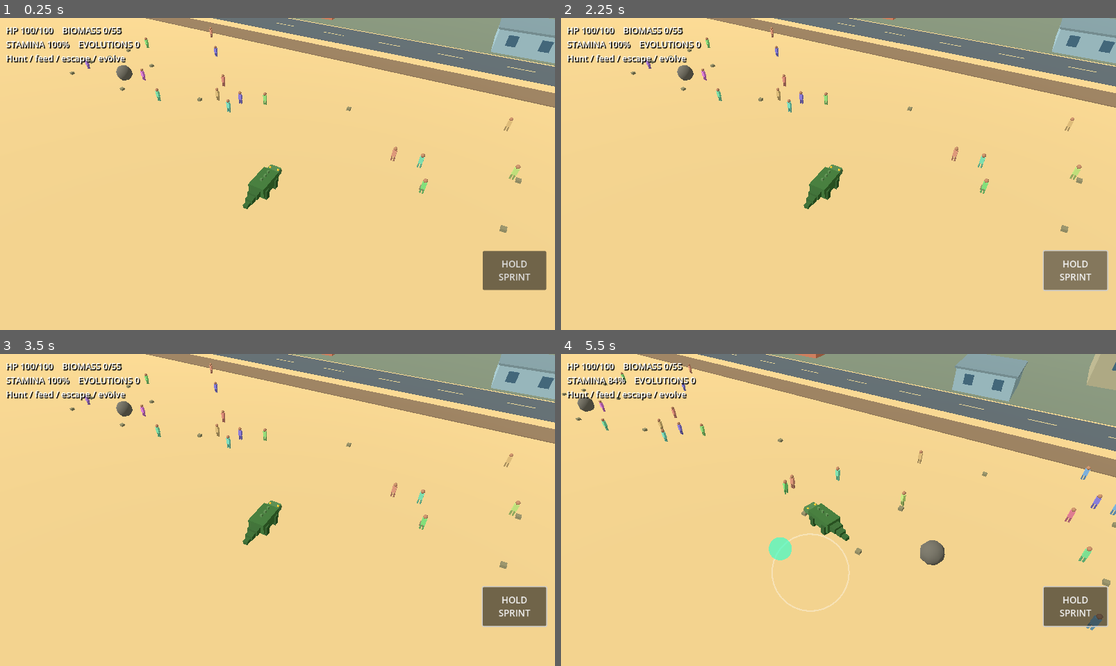
Above: before the commit, frames 1-4 (two rows, left to right).
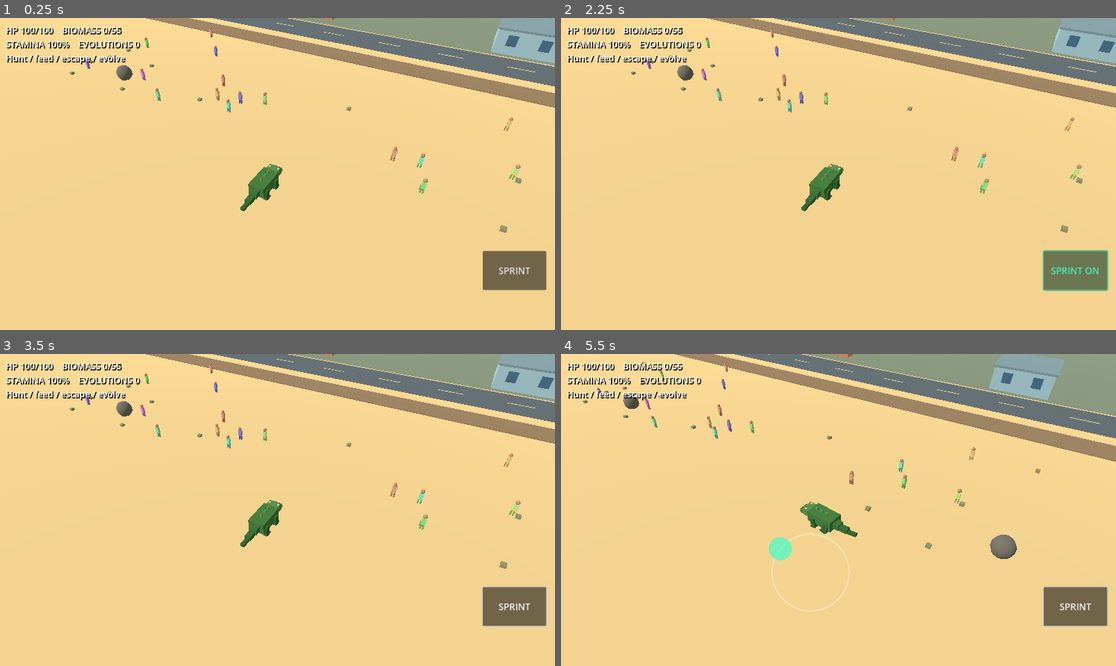
Above: after the commit, the same moments.

Repository: kavemankai/Kaijustomp
Game: Godot game, scene res://scenes/BeachDemo.tscn
The game is run twice, just before and just after one commit, with the same random seed, the same clock (stepped at 60 frames per second) and the same inputs.
Inputs (mouse positions are in pixels of both pictures, inside the frame that each line leads up to):
- Up to frame 1 (0.25 s): no input
- Up to frame 2 (2.25 s): click (1077, 270) at 0.5 s, where only the run after the commit has a clickable "SPRINT"; click (1077, 270) at 1.25 s, where only the run after the commit has a clickable "SPRINT ON"; click (1077, 270) at 2 s, where only the run before the commit has a clickable "HOLD SPRINT"
- Up to frame 3 (3.5 s): tap Enter (ui_accept) at 2.75 s; drag from (277, 510) to (333, 441) at 2.77 s
- Up to frame 4 (5.5 s): tap Enter (ui_accept) at 3.5 s; drag from (727, 525) to (810, 572) at 3.52 s; move the mouse to (894, 441) at 4.27 s; hold Right (ui_right) 4.28-5 s; hold Shift 4.28-5 s; tap E at 4.35 s; drag from (810, 572) to (672, 463) at 5.02 s

The runs differ from the first frame. In frame 1, 0.3% of the frame differs, in the area x 43-96%, y 46-85%; in frame 2, 1.6%; in frame 3, 0.3%; in frame 4, 14%, in the area x 0-100%, y 0-89%.

Commit message:
Improve beach creature feel: snappy quad gait, bite/swallow animation, toggle sprint with recharge lockout

Diff:
--- a/scripts/beach/BeachDemo.gd
+++ b/scripts/beach/BeachDemo.gd
@@ -6,6 +6,9 @@
 const BASE_WALK := 11.0
 const BASE_STAMINA := 100.0
 const SPRINT_MULTIPLIER := 2.35
+const SPRINT_BURN_RATE := 35.0
+const SPRINT_RECHARGE_RATE := 19.0
+const TURN_RESPONSE := 24.0
 const BITE_RANGE := 2.85
 const BITE_CONE_DOT := 0.53
 const BITE_SECONDS := 0.55
@@ -14,10 +17,15 @@
 var beast: Node3D
 var beast_visual: Node3D
 var jaw: Node3D
+var head_pivot: Node3D
+var leg_pivots: Array[Node3D] = []
+var tail_pivots: Array[Node3D] = []
+var prey_in_mouth: Node3D
 var follow_camera: Camera3D
 var touch_input: MobileTouchController
 var touch_vector := Vector2.ZERO
-var sprint_pressed := false
+var sprint_requested := false
+var sprint_locked := false
 var sprint_active := false
 var stamina := BASE_STAMINA
 var max_stamina := BASE_STAMINA
@@ -145,18 +153,42 @@
 	beast.add_child(beast_visual)
 	var green := Color(0.22, 0.42, 0.19)
 	_box(beast_visual, Vector3(0, 1.02, 0), Vector3(1.75, 1.18, 3.0), green)
-	_box(beast_visual, Vector3(0, 0.97, -1.76), Vector3(1.30, 0.68, 1.53), green.lightened(0.10))
+	# Four pivoted legs make direction changes read as a scurry, not a sliding tank.
+	leg_pivots.clear()
+	for x in [-0.78, 0.78]:
+		for z in [-0.87, 0.94]:
+			var hip := Node3D.new()
+			hip.position = Vector3(x, 1.0, z)
+			beast_visual.add_child(hip)
+			_box(hip, Vector3(0, -0.46, 0), Vector3(0.50, 1.05, 0.58), green.darkened(0.17))
+			_box(hip, Vector3(0, -0.96, -0.13), Vector3(0.58, 0.16, 0.65), green.darkened(0.24))
+			leg_pivots.append(hip)
+
+	head_pivot = Node3D.new()
+	head_pivot.position = Vector3(0, 1.13, -1.22)
+	beast_visual.add_child(head_pivot)
+	_box(head_pivot, Vector3(0, -0.04, -0.45), Vector3(1.36, 0.74, 1.46), green.lightened(0.10))
+	_box(head_pivot, Vector3(0, -0.24, -1.18), Vector3(1.03, 0.31, 0.93), green)
+	for x in [-0.48, 0.48]:
+		_sphere(head_pivot, Vector3(x, 0.23, -0.85), 0.17, Color(0.96, 0.73, 0.16))
+		_sphere(head_pivot, Vector3(x * 0.48, -0.09, -1.61), 0.072, Color(0.10, 0.15, 0.10))
 	jaw = Node3D.new()
-	jaw.position = Vector3(0, 0.70, -2.22)
-	beast_visual.add_child(jaw)
-	_box(jaw, Vector3(0, 0, -0.18), Vector3(1.02, 0.19, 1.0), Color(0.46, 0.48, 0.24))
-	for x in [-0.78, 0.78]:
-		for z in [-0.83, 0.92]:
-			_box(beast_visual, Vector3(x, 0.60, z), Vector3(0.50, 1.07, 0.55), green.darkened(0.17))
+	jaw.position = Vector3(0, -0.45, -0.95)
+	head_pivot.add_child(jaw)
+	_box(jaw, Vector3(0, -0.05, -0.25), Vector3(1.04, 0.20, 1.13), Color(0.48, 0.52, 0.28))
+	_box(jaw, Vector3(0, 0.06, -0.36), Vector3(0.78, 0.04, 0.76), Color(0.57, 0.18, 0.22))
+
+	# Jointed tail swings opposite the hips at speed.
+	tail_pivots.clear()
+	var tail_parent: Node3D = beast_visual
 	for i in range(3):
-		_box(beast_visual, Vector3(0, 0.96 - i * 0.17, 1.76 + i * 0.65), Vector3(1.08 - i * 0.30, 0.62 - i * 0.13, 0.9), green.darkened(0.10))
-	for x in [-0.48, 0.48]:
-		_sphere(beast_visual, Vector3(x, 1.29, -2.06), 0.14, Color(0.96, 0.73, 0.16))
+		var segment := Node3D.new()
+		segment.position = Vector3(0, 0.98 if i == 0 else -0.13, 1.24 if i == 0 else 0.91)
+		tail_parent.add_child(segment)
+		var taper := 1.0 - float(i) * 0.27
+		_box(segment, Vector3(0, 0, 0.39), Vector3(0.86 * taper, 0.62 * taper, 1.06), green.darkened(0.08 + float(i) * 0.06))
+		tail_pivots.append(segment)
+		tail_parent = segment
 	for z in [-0.9, -0.25, 0.42]:
 		_box(beast_visual, Vector3(0, 1.67, z), Vector3(0.18, 0.40, 0.25), Color(0.33, 0.51, 0.29))
 
@@ -212,10 +244,10 @@
 	stats_label.add_theme_constant_override("shadow_offset_y", 2)
 	ui_layer.add_child(stats_label)
 	sprint_button = Button.new()
-	sprint_button.text = "HOLD\nSPRINT"
+	sprint_button.text = "SPRINT"
 	_place_right_button(sprint_button, -164, -83)
-	sprint_button.button_down.connect(func() -> void: sprint_pressed = true)
-	sprint_button.button_up.connect(func() -> void: sprint_pressed = false)
+	sprint_button.pressed.connect(_toggle_sprint)
+	sprint_button.add_theme_color_override("font_disabled_color", Color(0.69, 0.68, 0.65))
 	evolve_button = Button.new()
 	evolve_button.text = "EVOLVE"
 	_place_right_button(evolve_button, -253, -174)
@@ -252,6 +284,11 @@
 func _touch_moved(vector: Vector2) -> void:
 	touch_vector = vector
 
+func _toggle_sprint() -> void:
+	if game_over or evolving or choice_open or sprint_locked:
+		return
+	sprint_requested = not sprint_requested
+
 func _cost() -> int:
 	return 55 + evolutions * 25
 
@@ -282,19 +319,28 @@
 	var forward := -follow_camera.global_transform.basis.z
 	forward.y = 0.0
 	forward = forward.normalized()
-	var direction := (right * stick.x - forward * stick.y)
+	var direction := right * stick.x - forward * stick.y
 	if direction.length_squared() > 1.0:
 		direction = direction.normalized()
-	sprint_active = (sprint_pressed or Input.is_key_pressed(KEY_SHIFT)) and stamina > 0.1 and direction.length_squared() > 0.05
+	var moving := direction.length_squared() > 0.003
+	if sprint_locked and stamina >= max_stamina - 0.01:
+		sprint_locked = false
+	sprint_active = sprint_requested and not sprint_locked and moving and stamina > 0.0
+	if sprint_active:
+		stamina = maxf(0.0, stamina - delta * SPRINT_BURN_RATE)
+		if stamina <= 0.0:
+			sprint_active = false
+			sprint_requested = false
+			sprint_locked = true
+	else:
+		stamina = minf(max_stamina, stamina + delta * SPRINT_RECHARGE_RATE)
+	# Input dictates travel instantly. The body turns rapidly to match travel,
+	# rather than requiring tank-like rotation before moving.
 	var speed := (BASE_WALK + speed_bonus) * (SPRINT_MULTIPLIER if sprint_active else 1.0)
-	if sprint_active:
-		stamina = maxf(0.0, stamina - delta * 35.0)
-	else:
-		stamina = minf(max_stamina, stamina + delta * 19.0)
 	if bite_timer > 0.0:
 		speed *= 0.53
-	if direction.length_squared() > 0.003:
-		beast.rotation.y = lerp_angle(beast.rotation.y, atan2(-direction.x, -direction.z), minf(1.0, 8.0 * delta))
+	if moving:
+		beast.rotation.y = lerp_angle(beast.rotation.y, atan2(-direction.x, -direction.z), minf(1.0, TURN_RESPONSE * delta))
 		var next_pos := beast.global_position + direction * speed * delta
 		next_pos.x = clampf(next_pos.x, -70.0, 70.0)
 		next_pos.z = clampf(next_pos.z, -67.0, 26.0)
@@ -309,14 +355,36 @@
 			elif strike_timer <= 0.0:
 				_damage_building(building_idx, 1)
 				strike_timer = 0.70
-		run_phase += delta * (16.0 if sprint_active else 8.0)
-		beast_visual.position.y = sin(run_phase) * 0.08
-	else:
-		beast_visual.position.y = lerpf(beast_visual.position.y, 0.0, 5.0 * delta)
+		run_phase += delta * (18.0 if sprint_active else 11.0) * maxf(0.4, stick.length())
+	strike_timer = maxf(0.0, strike_timer - delta)
+	_update_creature_animation(delta, moving)
 	bite_timer = maxf(0.0, bite_timer - delta)
-	if is_instance_valid(jaw):
-		jaw.rotation.x = sin((1.0 - bite_timer / BITE_SECONDS) * PI) * 0.27 if bite_timer > 0.0 else 0.0
-	strike_timer = maxf(0.0, strike_timer - delta)
+
+func _update_creature_animation(delta: float, moving: bool) -> void:
+	var gait_amplitude := (0.74 if sprint_active else 0.45) if moving else 0.0
+	for i in range(leg_pivots.size()):
+		var phase := run_phase + (0.0 if i == 0 or i == 3 else PI)
+		var limb := leg_pivots[i]
+		limb.rotation.x = lerpf(limb.rotation.x, sin(phase) * gait_amplitude, minf(1.0, 15.0 * delta))
+	var bob := absf(sin(run_phase)) * (0.11 if sprint_active else 0.065) if moving else 0.0
+	beast_visual.position.y = lerpf(beast_visual.position.y, bob, minf(1.0, 14.0 * delta))
+	beast_visual.rotation.z = lerpf(beast_visual.rotation.z, (0.035 * sin(run_phase * 0.5)) if moving else 0.0, minf(1.0, 8.0 * delta))
+	for i in range(tail_pivots.size()):
+		var tail := tail_pivots[i]
+		tail.rotation.y = lerpf(tail.rotation.y, sin(run_phase * 0.58 - float(i) * 0.65) * (0.15 if sprint_active else 0.09) if moving else 0.0, minf(1.0, 8.0 * delta))
+
+	# Bite cycle: snap forward -> jaws open -> grab -> retract and swallow.
+	var progress := 1.0 - clampf(bite_timer / maxf(0.05, bite_duration), 0.0, 1.0)
+	var snap := sin(progress * PI) if bite_timer > 0.0 else 0.0
+	head_pivot.position.z = -1.22 - 0.67 * snap
+	head_pivot.rotation.x = -0.13 * snap
+	jaw.rotation.x = -0.85 * maxf(0.0, sin(progress * PI)) if bite_timer > 0.0 else 0.0
+	if is_instance_valid(prey_in_mouth):
+		prey_in_mouth.position = prey_in_mouth.position.lerp(Vector3(0, -0.43, -1.16), minf(1.0, 18.0 * delta))
+		prey_in_mouth.scale = Vector3.ONE * maxf(0.02, 1.0 - progress * 1.2)
+		if bite_timer <= delta:
+			prey_in_mouth.queue_free()
+			prey_in_mouth = null
 
 func _blocking_building(pos: Vector3) -> int:
 	for i in range(buildings.size()):
@@ -376,21 +444,28 @@
 	for i in range(civilians.size() - 1, -1, -1):
 		var npc: Node3D = civilians[i]["node"]
 		var toward := npc.global_position - beast.global_position
-		toward.y = 0
+		toward.y = 0.0
 		if toward.length_squared() <= BITE_RANGE * BITE_RANGE and facing.dot(toward.normalized()) >= BITE_CONE_DOT:
-			npc.queue_free()
 			civilians.remove_at(i)
-			_feed(12)
+			_capture_and_feed(npc, 12)
 			return
 	for i in range(officers.size() - 1, -1, -1):
 		var cop: Node3D = officers[i]["node"]
 		var toward := cop.global_position - beast.global_position
-		toward.y = 0
+		toward.y = 0.0
 		if toward.length_squared() <= BITE_RANGE * BITE_RANGE and facing.dot(toward.normalized()) >= BITE_CONE_DOT:
-			cop.queue_free()
 			officers.remove_at(i)
-			_feed(16)
+			_capture_and_feed(cop, 16)
 			return
+
+func _capture_and_feed(prey: Node3D, amount: int) -> void:
+	# Remove the target from AI updates immediately, but keep its mesh for
+	# the brief jaw-grab/swallow visual instead of making it vanish at contact.
+	if is_instance_valid(prey_in_mouth):
+		prey_in_mouth.queue_free()
+	prey_in_mouth = prey
+	prey.reparent(head_pivot, true)
+	_feed(amount)
 
 func _feed(amount: int) -> void:
 	biomass += amount
@@ -485,7 +560,7 @@
 	if game_over or evolving or choice_open or biomass < _cost():
 		return
 	evolving = true
-	sprint_pressed = false
+	sprint_requested = false
 	sprint_active = false
 	evolution_damage = 0.0
 	evolution_clock = 6.0 + float(evolutions) * 1.5
@@ -537,6 +612,8 @@
 	evolutions += 1
 	hp = max_hp
 	stamina = max_stamina
+	sprint_locked = false
+	sprint_requested = false
 	if evolutions % 3 == 0:
 		beast_visual.scale *= 1.25
 	choice_open = false
@@ -555,11 +632,22 @@
 		int(ceil(hp)), int(max_hp), biomass, _cost(), int(100.0 * stamina / max_stamina), evolutions, status
 	]
 	evolve_button.visible = not evolving and not game_over and biomass >= _cost()
-	sprint_button.disabled = evolving or game_over
+	sprint_button.disabled = evolving or game_over or sprint_locked
+	if sprint_locked:
+		sprint_button.text = "RECHARGING\n%d%%" % int(100.0 * stamina / max_stamina)
+		sprint_button.modulate = Color(0.48, 0.48, 0.48)
+	elif sprint_requested:
+		sprint_button.text = "SPRINT ON"
+		sprint_button.modulate = Color(0.30, 0.98, 0.74)
+	else:
+		sprint_button.text = "SPRINT"
+		sprint_button.modulate = Color.WHITE
 
 func _unhandled_input(event: InputEvent) -> void:
 	if event is InputEventKey and event.pressed and not event.echo:
 		if event.keycode == KEY_E:
 			_start_evolution()
+		elif event.keycode == KEY_SHIFT:
+			_toggle_sprint()
 		elif event.keycode == KEY_R and game_over:
 			get_tree().reload_current_scene()
